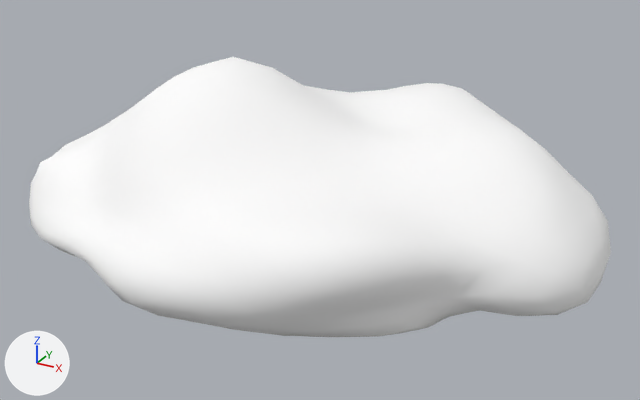
A saved change to the glTF model orrun/assets/props/rocks/rock_fieldstone_low.glb.
Before and after are seen from a camera (50 mm lens) standing at (0.721, -1.252, 0.693) and looking at (0.041, -0.017, 0.076). Arrows for +X, +Y and +Z are at lower left; the lights stay in place. The picture after the commit comes second.

The scene before the commit, as lines of its bpy script (objects in view):
```python
mat_rock_fieldstone_low_baked = principled_material('rock_fieldstone_low_baked')
mat_rock_fieldstone_low_baked.base_color = (1.0, 1.0, 1.0)  # white #ffffff
mat_rock_fieldstone_low_baked.roughness = 1.0
me_rock_mesh = bpy.data.meshes.new('rock_mesh')
me_rock_mesh.from_pydata(...)  # 642 vertices, 1280 faces; spans x -0.522..0.522, y -0.401..0.401, z 0.0..0.308
me_rock_mesh.materials.append(mat_rock_fieldstone_low_baked)  # white #ffffff
ob_rock_fieldstone_low = bpy.data.objects.new('rock_fieldstone_low', me_rock_mesh)
ob_rock_fieldstone_low.location = (0.0, 0.0, 0.0)
```
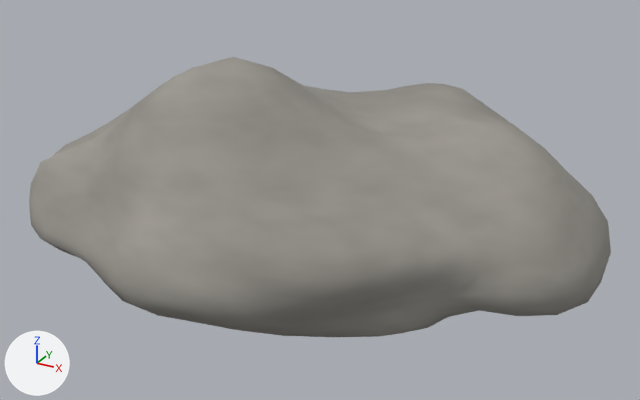
What differs and where, as boxes [x1, y1, x2, y2] in the pictures (640 x 400 px):
'rock_fieldstone_low', surface changed (white to grey): [29, 57, 611, 337] in both

The change, as a list of edits to the scene's bpy script:
```text
Add img_rock_fieldstone_low_albedo:
    img_rock_fieldstone_low_albedo = load_image('rock_fieldstone_low_albedo', '_unpacked/rock_fieldstone_low_albedo', 512, 512, 'sRGB')
Change mat_rock_fieldstone_low_baked:
    remove mat_rock_fieldstone_low_baked.base_color = (1.0, 1.0, 1.0)  # white #ffffff
    add mat_rock_fieldstone_low_baked.texture = img_rock_fieldstone_low_albedo
```
